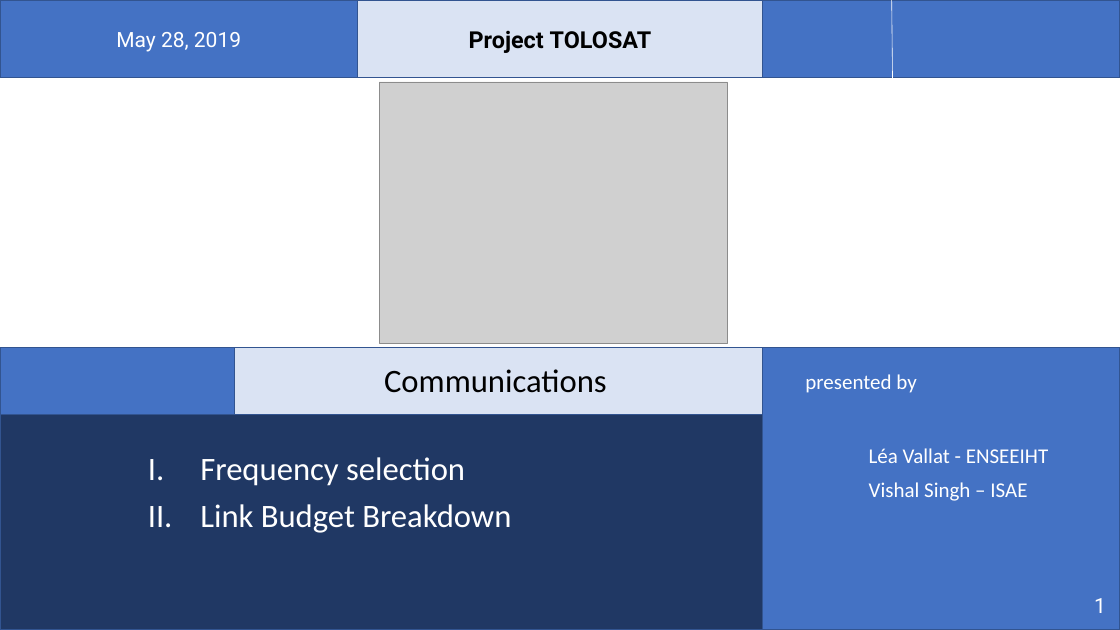
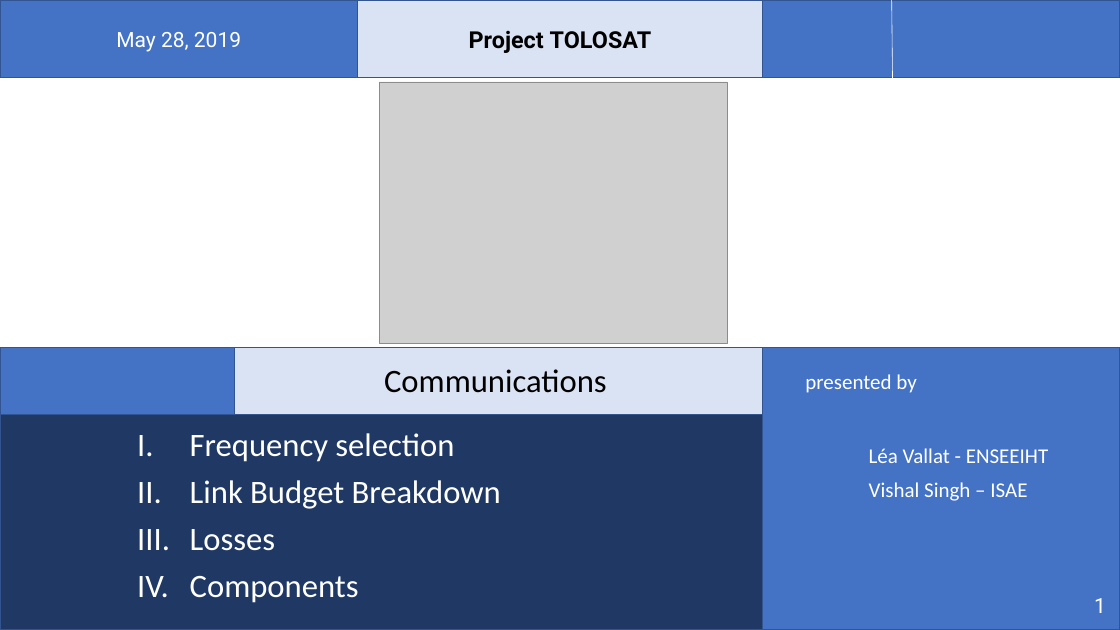
Before and after one commit to belmant/tolosat_systems_engineering, a slide deck: slide 1 of Files/Comms.pptx. Drawn at 1120x630 pixels with LibreOffice and Linux fonts; fonts in the diff are those of the drawing; grey boxes stand for pictures; background and template pictures are left out. Boxes give left, top, right and bottom in pixels: in the first picture for what was removed or moved away, otherwise in the second. Text is boxed around its words. In the diff, an @@ line names an element or a change of style, - is before the commit and + after.

```diff
--- a/Files/Comms.pptx
+++ b/Files/Comms.pptx
@@ text "Frequency selection": place and size @@
-text "Frequency selection" at bbox=[200, 457, 511, 533]
+text "Frequency selection" at bbox=[190, 433, 501, 603]
@@ text at bbox=[190, 529, 359, 603]: paragraphs added @@
+III. Losses
+IV. Components
```
Also in this commit, not shown: 6 other slides changed, 1 slide added, 1 slide removed, 2 other files.
